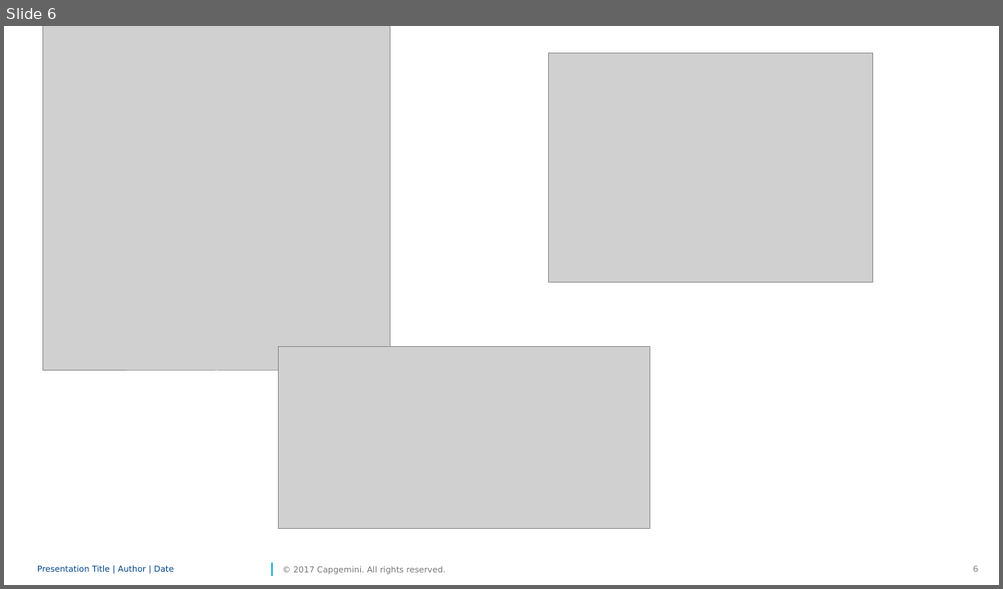
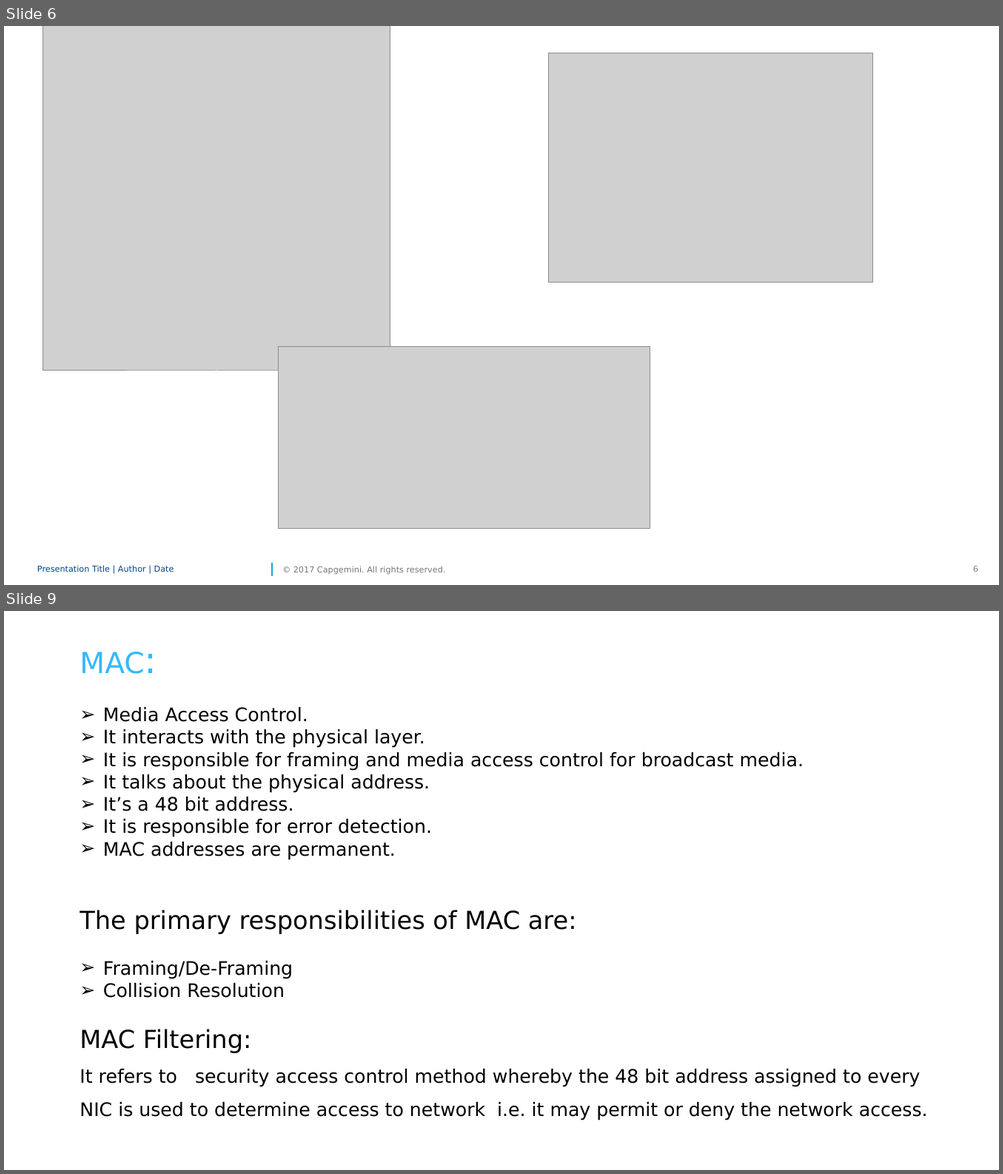
Before and after one commit to MohammedAashik/sparkCG, a slide deck: DAtalink.pptx. Shown one above the other, each under a label of ours: slide 6 before the commit, slides 6 and 9 after it; the slides between them are not shown. The pictures are 1003x589 and 1003x1174 pixels, drawn with LibreOffice and Linux fonts; fonts in the diff are those of the drawing; grey boxes stand for pictures; background and template pictures are left out. Boxes give left, top, right and bottom in pixels: in the first picture for what was removed or moved away, otherwise in the second. Text is boxed around its words. In the diff, an @@ line names an element or a change of style, - is before the commit and + after.

```diff
--- a/DAtalink.pptx
+++ b/DAtalink.pptx
@@ slide 9 added at (4, 611, 999, 1170), background #FFFFFF @@
@@ text added at (79, 652, 928, 1121), 18 pt, text #000000 @@
+MAC:
+➢ Media Access Control.
+➢ It interacts with the physical layer.
+➢ It is responsible for framing and media access control for broadcast media.
+➢ It talks about the physical address.
+➢ It’s a 48 bit address.
+➢ It is responsible for error detection.
+➢ MAC addresses are permanent.
+The primary responsibilities of MAC are:
+➢ Framing/De-Framing
+➢ Collision Resolution
+MAC Filtering:
+It refers to security access control method whereby the 48 bit address assigned to every
+NIC is used to determine access to network i.e. it may permit or deny the network access.
```
Also in this commit, not shown: 1 slide changed, 14 other slides added.
